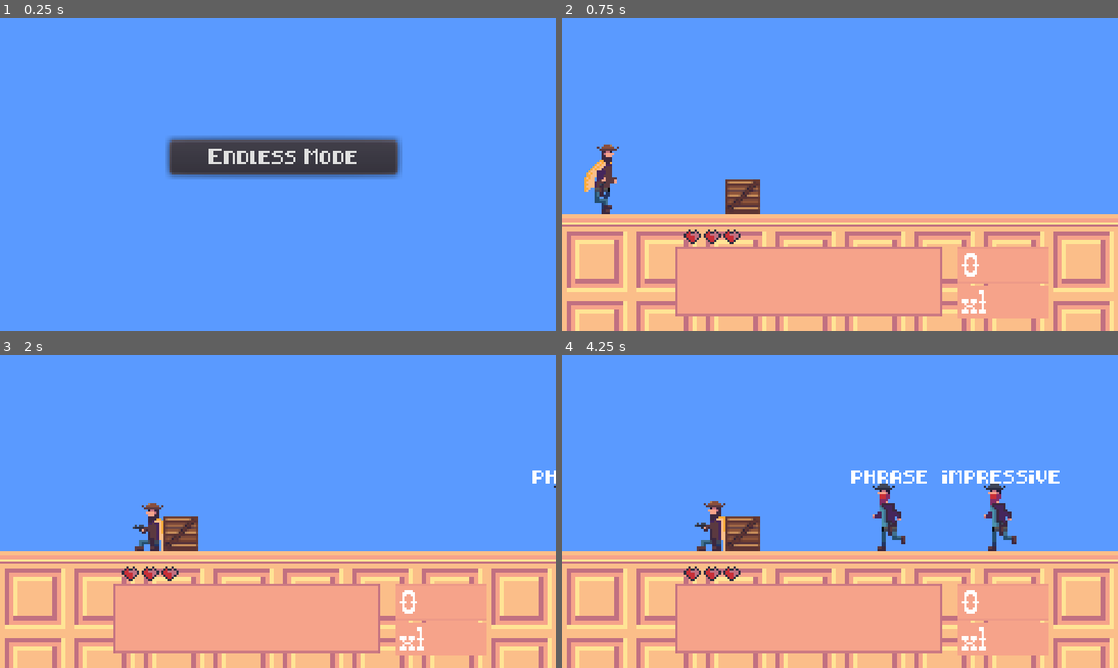
Above: before the commit, frames 1-4 (two rows, left to right).
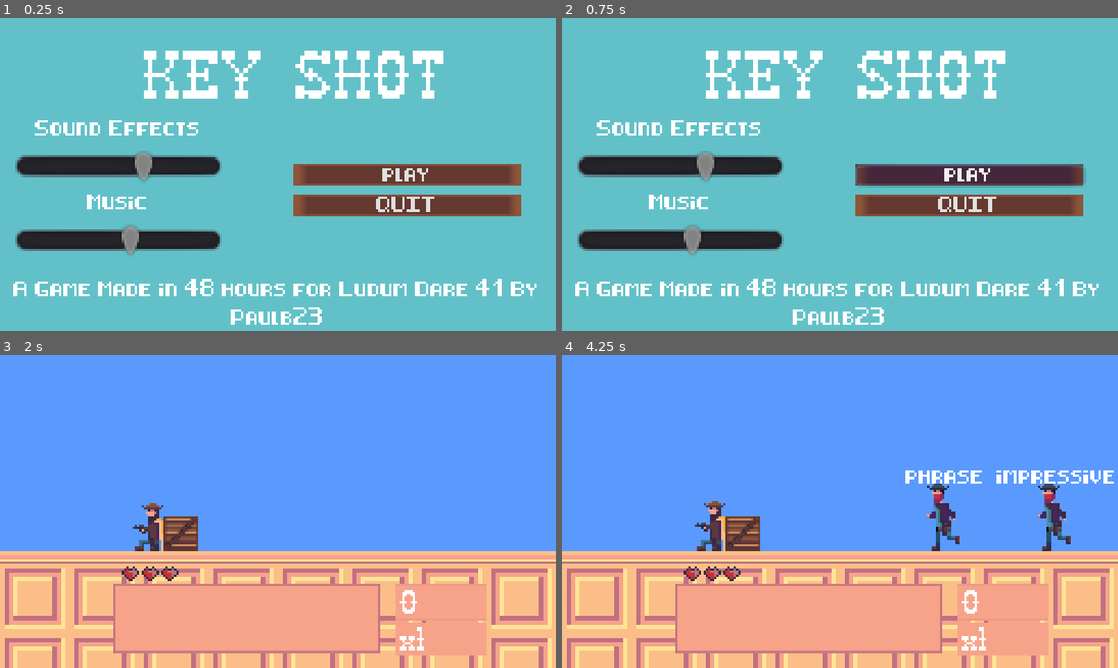
Above: after the commit, the same moments.

Repository: Paulb23/ludum_dare_41
Game: Godot game, scene res://menus/main_menu.tscn
Two runs of this game, one before a commit and one after it. Both use one fixed random seed, a clock stepped at 60 frames per second and the inputs below. This scene is started directly instead of the project's main scene.
Inputs:
- Up to frame 1 (0.25 s): no input
- Up to frame 2 (0.75 s): click "Endless Mode" (after the commit: "play") at 0.5 s
- Up to frame 3 (2 s): tap Enter at 1.25 s
- Up to frame 4 (4.25 s): no input

The runs differ from the first frame. In frame 1, 100% of the frame differs, in the area x 0-100%, y 0-100%; in frame 2, 100%; in frame 3, 0.1%; in frame 4, 3.2%.

Commit message:
main_menu + vol sliders

Diff:
--- a/ludum_dare_41/characters/player/player.tscn
+++ b/ludum_dare_41/characters/player/player.tscn
@@ -182,7 +182,7 @@
 [node name="miss" type="AudioStreamPlayer" parent="." index="6"]
 
 stream = ExtResource( 3 )
-volume_db = -20.0
+volume_db = -40.0
 autoplay = false
 mix_target = 0
 bus = "Sfx"
--- a/ludum_dare_41/game_sfx.tscn
+++ b/ludum_dare_41/game_sfx.tscn
@@ -1,20 +1,21 @@
-[gd_scene load_steps=4 format=2]
+[gd_scene load_steps=5 format=2]
 
-[ext_resource path="res://sfx/inc_score_multi.wav" type="AudioStream" id=1]
-[ext_resource path="res://sfx/dec_score_multi.wav" type="AudioStream" id=2]
-[ext_resource path="res://music/menu_theme.ogg" type="AudioStream" id=3]
+[ext_resource path="res://sfx/menu_click.wav" type="AudioStream" id=1]
+[ext_resource path="res://sfx/inc_score_multi.wav" type="AudioStream" id=2]
+[ext_resource path="res://sfx/dec_score_multi.wav" type="AudioStream" id=3]
+[ext_resource path="res://music/menu_theme.ogg" type="AudioStream" id=4]
 
 [node name="sfx" type="Node2D"]
 
-[node name="inc_score_multi" type="AudioStreamPlayer" parent="." index="0"]
+[node name="menu_click" type="AudioStreamPlayer" parent="." index="0"]
 
 stream = ExtResource( 1 )
-volume_db = -30.0
+volume_db = -20.0
 autoplay = false
 mix_target = 0
 bus = "Sfx"
 
-[node name="dec_score_multi" type="AudioStreamPlayer" parent="." index="1"]
+[node name="inc_score_multi" type="AudioStreamPlayer" parent="." index="1"]
 
 stream = ExtResource( 2 )
 volume_db = -30.0
@@ -22,9 +23,17 @@
 mix_target = 0
 bus = "Sfx"
 
-[node name="menu_theme" type="AudioStreamPlayer" parent="." index="2"]
+[node name="dec_score_multi" type="AudioStreamPlayer" parent="." index="2"]
 
 stream = ExtResource( 3 )
+volume_db = -30.0
+autoplay = false
+mix_target = 0
+bus = "Sfx"
+
+[node name="menu_theme" type="AudioStreamPlayer" parent="." index="3"]
+
+stream = ExtResource( 4 )
 volume_db = -10.0
 autoplay = false
 mix_target = 0
--- a/ludum_dare_41/level_parts/flat_open_space_v2.tscn
+++ b/ludum_dare_41/level_parts/flat_open_space_v2.tscn
@@ -17,7 +17,7 @@
 custom_solver_bias = 0.0
 extents = Vector2( 2, 2 )
 
-[node name="flat_open_space" type="Node2D" index="0"]
+[node name="flat_open_space" type="Node2D"]
 
 script = ExtResource( 1 )
 
--- a/ludum_dare_41/menus/main_menu.gd
+++ b/ludum_dare_41/menus/main_menu.gd
@@ -3,6 +3,27 @@
 
 func _ready():
 	$menu/endless.connect("pressed", self, "_endless")
+	$menu/quit.connect("pressed", self, "_quit")
+	$sfx/menu_theme.play()
+
+	$vol/music_vol.connect("value_changed", self, "_music_vol_changed")
+	$vol/music_vol.value = AudioServer.get_bus_volume_db(abs(AudioServer.get_bus_index("music")))
+
+	$vol/sfx_vol.connect("value_changed", self, "_sfx_vol_changed")
+	$vol/sfx_vol.value = AudioServer.get_bus_volume_db(abs(AudioServer.get_bus_index("Sfx")))
+
+func _music_vol_changed(val):
+	AudioServer.set_bus_volume_db(abs(AudioServer.get_bus_index("music")), val)
+
+func _sfx_vol_changed(val):
+	AudioServer.set_bus_volume_db(abs(AudioServer.get_bus_index("Sfx")), val)
 
 func _endless():
+	$sfx/menu_click.play()
+	yield($sfx/menu_click, "finished")
 	Globals.set_scene("res://endless_mode.tscn")
+
+func _quit():
+	$sfx/menu_click.play()
+	yield($sfx/menu_click, "finished")
+	get_tree().quit()
--- a/ludum_dare_41/menus/main_menu.tscn
+++ b/ludum_dare_41/menus/main_menu.tscn
@@ -1,17 +1,95 @@
-[gd_scene load_steps=4 format=2]
+[gd_scene load_steps=14 format=2]
 
 [ext_resource path="res://menus/main_menu.gd" type="Script" id=1]
-[ext_resource path="res://fonts/8-bit pusab.ttf" type="DynamicFontData" id=2]
+[ext_resource path="res://ui/main_menu_back.png" type="Texture" id=2]
+[ext_resource path="res://fonts/Pixel Cowboy.otf" type="DynamicFontData" id=3]
+[ext_resource path="res://ui/button_pressed.png" type="Texture" id=4]
+[ext_resource path="res://ui/button_normal.png" type="Texture" id=5]
+[ext_resource path="res://fonts/8-bit pusab.ttf" type="DynamicFontData" id=6]
+[ext_resource path="res://game_sfx.tscn" type="PackedScene" id=7]
+
+[sub_resource type="DynamicFont" id=5]
+
+size = 32
+use_mipmaps = false
+use_filter = false
+font_data = ExtResource( 3 )
+_sections_unfolded = [ "Font", "Settings" ]
+
+[sub_resource type="StyleBoxTexture" id=3]
+
+content_margin_left = -1.0
+content_margin_right = -1.0
+content_margin_top = -1.0
+content_margin_bottom = -1.0
+texture = ExtResource( 4 )
+region_rect = Rect2( 0, 0, 24, 16 )
+margin_left = 0.0
+margin_right = 0.0
+margin_top = 0.0
+margin_bottom = 0.0
+expand_margin_left = 0.0
+expand_margin_right = 0.0
+expand_margin_top = 0.0
+expand_margin_bottom = 0.0
+modulate_color = Color( 1, 1, 1, 1 )
+draw_center = true
+
+[sub_resource type="StyleBoxTexture" id=4]
+
+content_margin_left = -1.0
+content_margin_right = -1.0
+content_margin_top = -1.0
+content_margin_bottom = -1.0
+texture = ExtResource( 4 )
+region_rect = Rect2( 0, 0, 24, 16 )
+margin_left = 0.0
+margin_right = 0.0
+margin_top = 0.0
+margin_bottom = 0.0
+expand_margin_left = 0.0
+expand_margin_right = 0.0
+expand_margin_top = 0.0
+expand_margin_bottom = 0.0
+modulate_color = Color( 1, 1, 1, 1 )
+draw_center = true
+
+[sub_resource type="StyleBoxTexture" id=2]
+
+content_margin_left = -1.0
+content_margin_right = -1.0
+content_margin_top = -1.0
+content_margin_bottom = -1.0
+texture = ExtResource( 5 )
+region_rect = Rect2( 0, 0, 24, 16 )
+margin_left = 0.0
+margin_right = 0.0
+margin_top = 0.0
+margin_bottom = 0.0
+expand_margin_left = 0.0
+expand_margin_right = 0.0
+expand_margin_top = 0.0
+expand_margin_bottom = 0.0
+modulate_color = Color( 1, 1, 1, 1 )
+draw_center = true
 
 [sub_resource type="DynamicFont" id=1]
 
 size = 6
 use_mipmaps = false
 use_filter = false
-font_data = ExtResource( 2 )
+font_data = ExtResource( 6 )
+_sections_unfolded = [ "Settings" ]
+
+[sub_resource type="DynamicFont" id=6]
+
+size = 6
+use_mipmaps = false
+use_filter = false
+font_data = ExtResource( 6 )
 _sections_unfolded = [ "Font", "Settings" ]
 
-[node name="Control" type="Control"]
+[node name="Control" type="Control" index="0"]
 
 anchor_left = 0.0
 anchor_top = 0.0
@@ -25,16 +103,47 @@
 size_flags_vertical = 1
 script = ExtResource( 1 )
 
-[node name="menu" type="VBoxContainer" parent="." index="0"]
-
-anchor_left = 0.0
-anchor_top = 0.0
-anchor_right = 0.0
-anchor_bottom = 0.0
-margin_left = 78.0
-margin_top = 56.0
-margin_right = 183.0
-margin_bottom = 127.0
+[node name="Sprite" type="Sprite" parent="." index="0"]
+
+position = Vector2( 0.263519, 0 )
+texture = ExtResource( 2 )
+centered = false
+_sections_unfolded = [ "Animation", "Transform" ]
+
+[node name="title" type="Label" parent="." index="1"]
+
+anchor_left = 0.0
+anchor_top = 0.0
+anchor_right = 0.0
+anchor_bottom = 0.0
+margin_left = 66.0
+margin_top = 7.0
+margin_right = 206.0
+margin_bottom = 44.0
+rect_pivot_offset = Vector2( 0, 0 )
+rect_clip_content = false
+mouse_filter = 2
+mouse_default_cursor_shape = 0
+size_flags_horizontal = 1
+size_flags_vertical = 4
+custom_fonts/font = SubResource( 5 )
+text = "Key Shot"
+uppercase = true
+percent_visible = 1.0
+lines_skipped = 0
+max_lines_visible = -1
+_sections_unfolded = [ "custom_fonts" ]
+
+[node name="menu" type="VBoxContainer" parent="." index="2"]
+
+anchor_left = 0.0
+anchor_top = 0.0
+anchor_right = 0.0
+anchor_bottom = 0.0
+margin_left = 135.0
+margin_top = 67.0
+margin_right = 240.0
+margin_bottom = 96.0
 rect_pivot_offset = Vector2( 0, 0 )
 rect_clip_content = false
 mouse_filter = 1
@@ -50,20 +159,204 @@
 anchor_right = 0.0
 anchor_bottom = 0.0
 margin_right = 105.0
-margin_bottom = 16.0
-rect_pivot_offset = Vector2( 0, 0 )
-rect_clip_content = false
-focus_mode = 2
-mouse_filter = 0
-mouse_default_cursor_shape = 0
-size_flags_horizontal = 1
-size_flags_vertical = 1
+margin_bottom = 10.0
+rect_pivot_offset = Vector2( 0, 0 )
+rect_clip_content = false
+focus_mode = 2
+mouse_filter = 0
+mouse_default_cursor_shape = 0
+size_flags_horizontal = 1
+size_flags_vertical = 1
+custom_styles/hover = SubResource( 3 )
+custom_styles/pressed = SubResource( 4 )
+custom_styles/normal = SubResource( 2 )
 custom_fonts/font = SubResource( 1 )
 toggle_mode = false
 enabled_focus_mode = 2
 shortcut = null
 group = null
-text = "Endless Mode"
+text = "play"
 flat = false
 align = 1
 _sections_unfolded = [ "custom_fonts" ]
+
+[node name="quit" type="Button" parent="menu" index="1"]
+
+anchor_left = 0.0
+anchor_top = 0.0
+anchor_right = 0.0
+anchor_bottom = 0.0
+margin_top = 14.0
+margin_right = 105.0
+margin_bottom = 24.0
+rect_pivot_offset = Vector2( 0, 0 )
+rect_clip_content = false
+focus_mode = 2
+mouse_filter = 0
+mouse_default_cursor_shape = 0
+size_flags_horizontal = 1
+size_flags_vertical = 1
+custom_styles/hover = SubResource( 3 )
+custom_styles/pressed = SubResource( 4 )
+custom_styles/normal = SubResource( 2 )
+custom_fonts/font = SubResource( 1 )
+toggle_mode = false
+enabled_focus_mode = 2
+shortcut = null
+group = null
+text = "QUIT"
+flat = false
+align = 1
+_sections_unfolded = [ "custom_fonts", "custom_styles" ]
+
+[node name="vol" type="VBoxContainer" parent="." index="3"]
+
+anchor_left = 0.0
+anchor_top = 0.0
+anchor_right = 0.0
+anchor_bottom = 0.0
+margin_left = 7.0
+margin_top = 46.0
+margin_right = 102.0
+margin_bottom = 110.0
+rect_pivot_offset = Vector2( 0, 0 )
+rect_clip_content = false
+mouse_filter = 1
+mouse_default_cursor_shape = 0
+size_flags_horizontal = 1
+size_flags_vertical = 1
+alignment = 0
+
+[node name="sfx" type="Label" parent="vol" index="0"]
+
+anchor_left = 0.0
+anchor_top = 0.0
+anchor_right = 0.0
+anchor_bottom = 0.0
+margin_right = 95.0
+margin_bottom = 10.0
+rect_pivot_offset = Vector2( 0, 0 )
+rect_clip_content = false
+mouse_filter = 2
+mouse_default_cursor_shape = 0
+size_flags_horizontal = 1
+size_flags_vertical = 4
+custom_fonts/font = SubResource( 6 )
+text = "Sound Effects"
+align = 1
+autowrap = true
+percent_visible = 1.0
+lines_skipped = 0
+max_lines_visible = -1
+_sections_unfolded = [ "custom_fonts" ]
+
+[node name="sfx_vol" type="HSlider" parent="vol" index="1"]
+
+anchor_left = 0.0
+anchor_top = 0.0
+anchor_right = 0.0
+anchor_bottom = 0.0
+margin_top = 14.0
+margin_right = 95.0
+margin_bottom = 30.0
+rect_pivot_offset = Vector2( 0, 0 )
+rect_clip_content = false
+focus_mode = 2
+mouse_filter = 0
+mouse_default_cursor_shape = 0
+size_flags_horizontal = 3
+size_flags_vertical = 1
+min_value = -55.0
+max_value = 30.0
+step = 1.0
+page = 0.0
+value = 1.0
+exp_edit = true
+rounded = true
+editable = true
+tick_count = 0
+ticks_on_borders = false
+focus_mode = 2
+_sections_unfolded = [ "Margin" ]
+
+[node name="music" type="Label" parent="vol" index="2"]
+
+anchor_left = 0.0
+anchor_top = 0.0
+anchor_right = 0.0
+anchor_bottom = 0.0
+margin_top = 34.0
+margin_right = 95.0
+margin_bottom = 44.0
+rect_pivot_offset = Vector2( 0, 0 )
+rect_clip_content = false
+mouse_filter = 2
+mouse_default_cursor_shape = 0
+size_flags_horizontal = 1
+size_flags_vertical = 4
+custom_fonts/font = SubResource( 6 )
+text = "Music"
+align = 1
+autowrap = true
+percent_visible = 1.0
+lines_skipped = 0
+max_lines_visible = -1
+_sections_unfolded = [ "custom_fonts" ]
+
+[node name="music_vol" type="HSlider" parent="vol" index="3"]
+
+anchor_left = 0.0
+anchor_top = 0.0
+anchor_right = 0.0
+anchor_bottom = 0.0
+margin_top = 48.0
+margin_right = 95.0
+margin_bottom = 64.0
+rect_pivot_offset = Vector2( 0, 0 )
+rect_clip_content = false
+focus_mode = 2
+mouse_filter = 0
+mouse_default_cursor_shape = 0
+size_flags_horizontal = 3
+size_flags_vertical = 1
+min_value = -40.0
+max_value = 30.0
+step = 1.0
+page = 0.0
+value = 20.0
+exp_edit = true
+rounded = true
+editable = true
+tick_count = 0
+ticks_on_borders = false
+focus_mode = 2
+_sections_unfolded = [ "Margin" ]
+
+[node name="misc" type="Label" parent="." index="4"]
+
+anchor_left = 0.0
+anchor_top = 0.0
+anchor_right = 0.0
+anchor_bottom = 0.0
+margin_left = 3.0
+margin_top = 120.0
+margin_right = 252.0
+margin_bottom = 143.0
+rect_pivot_offset = Vector2( 0, 0 )
+rect_clip_content = false
+mouse_filter = 2
+mouse_default_cursor_shape = 0
+size_flags_horizontal = 1
+size_flags_vertical = 4
+custom_fonts/font = SubResource( 6 )
+text = "A Game Made in 48 hours for Ludum Dare 41 By Paulb23"
+align = 1
+autowrap = true
+percent_visible = 1.0
+lines_skipped = 0
+max_lines_visible = -1
+_sections_unfolded = [ "custom_fonts" ]
+
+[node name="sfx" parent="." index="5" instance=ExtResource( 7 )]
+
+position = Vector2( 7, 46 )
Binary file added: ludum_dare_41/ui/button_normal.png
Binary file added: ludum_dare_41/ui/button_pressed.png
Binary file added: ludum_dare_41/ui/main_menu_back.png
Not shown, added: ludum_dare_41/sfx/menu_click.wav
Not shown, changed: ludum_dare_41/sfx/miss.wav
